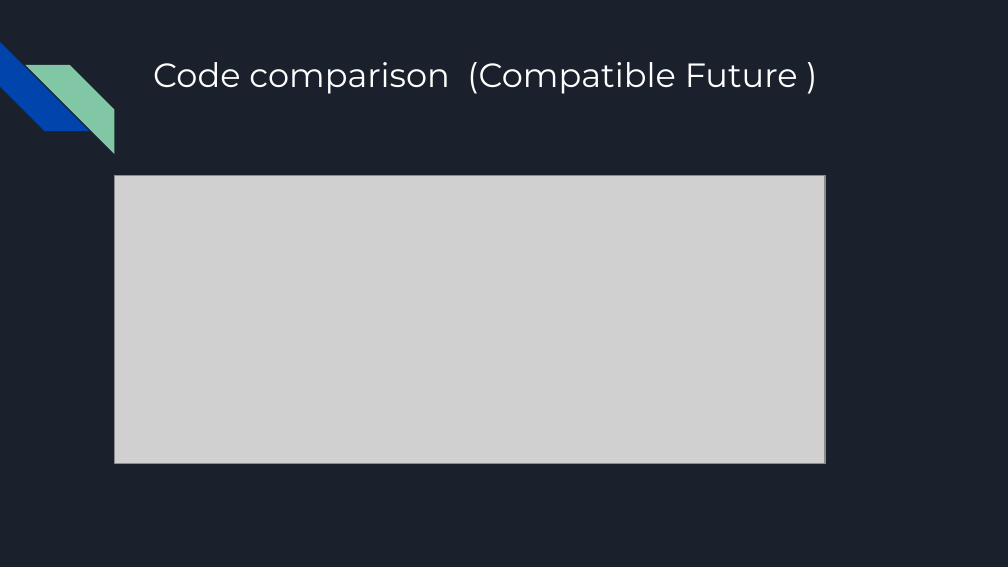
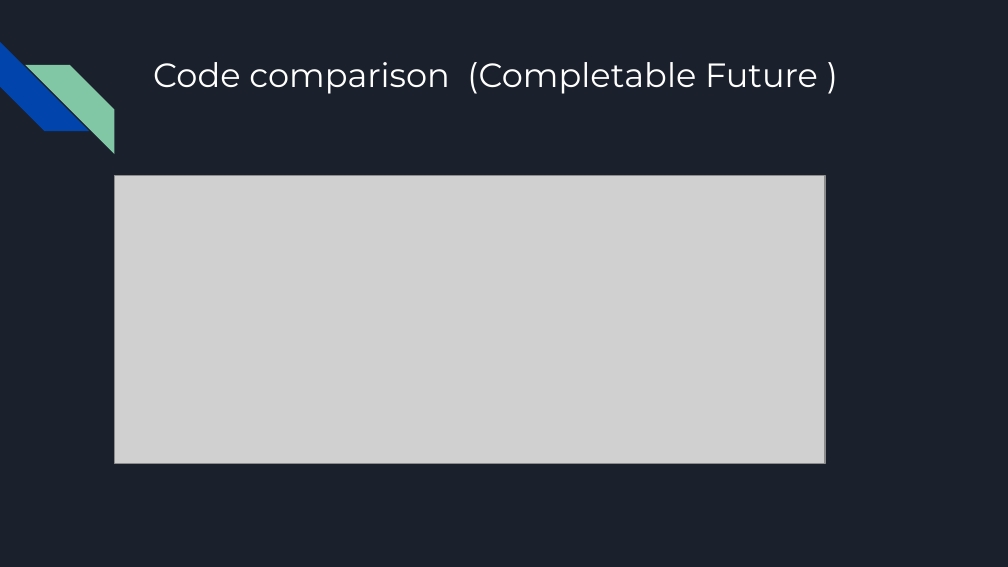
Before and after one commit to xkondix/loom-JAVA-SPRING, a slide deck: slide 26 of assets/Project Loom.pptx. Drawn at 1008x567 pixels with LibreOffice and Linux fonts; fonts in the diff are those of the drawing; grey boxes stand for pictures. Boxes give left, top, right and bottom in pixels: in the first picture for what was removed or moved away, otherwise in the second. Text is boxed around its words. In the diff, an @@ line names an element or a change of style, - is before the commit and + after.

```diff
--- a/assets/Project Loom.pptx
+++ b/assets/Project Loom.pptx
@@ title at [153,62,818,94]: text changed @@
-Code comparison (Compatible Future )
+Code comparison (Completable Future )
```
Also in this commit, not shown: 6 other slides changed, 1 other file.
